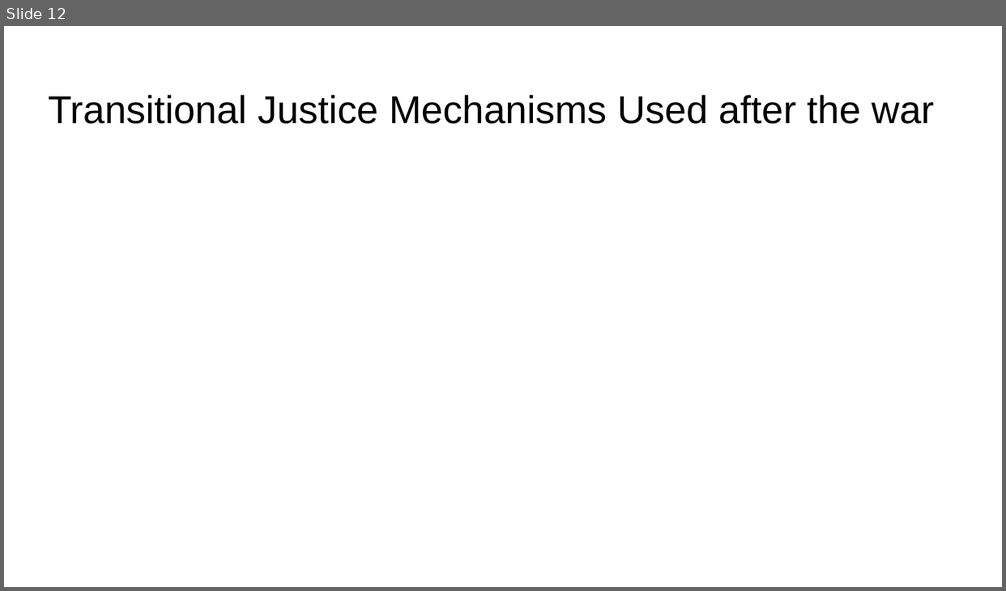
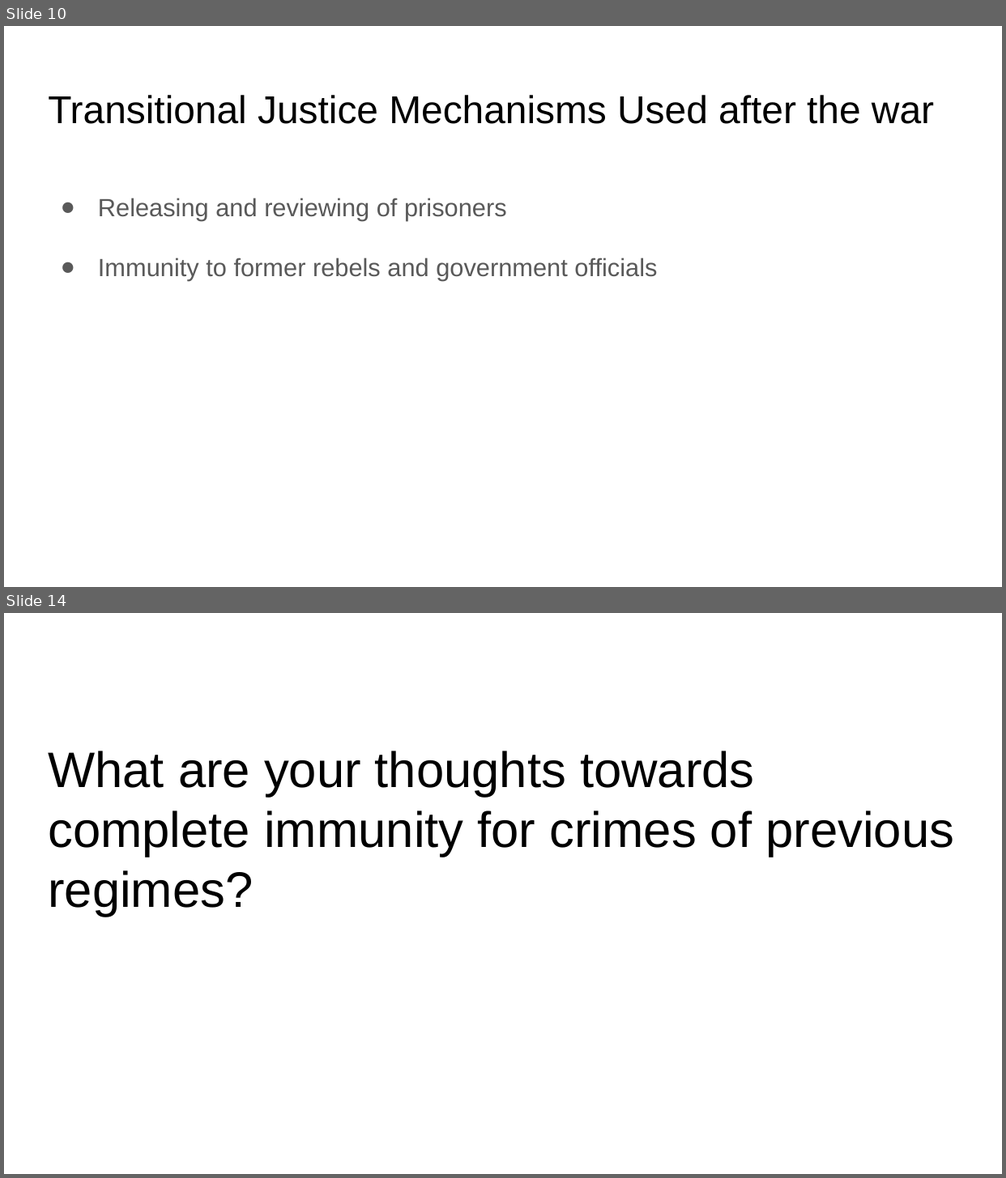
Before and after one commit to arkelf/finalproject, a slide deck: Myanmar presentation.pptx. Shown one above the other, each under a label of ours: slide 12 before the commit, slides 10 and 14 after it; the slides between them are not shown. The pictures are 1006x591 and 1006x1178 pixels, drawn with LibreOffice and Linux fonts; fonts in the diff are those of the drawing. Boxes give left, top, right and bottom in pixels: in the first picture for what was removed or moved away, otherwise in the second. Text is boxed around its words. In the diff, an @@ line names an element or a change of style, - is before the commit and + after.

```diff
--- a/Myanmar presentation.pptx
+++ b/Myanmar presentation.pptx
@@ slide 14 added at bbox=[4, 613, 1002, 1174], background #FFFFFF @@
@@ title added at bbox=[48, 751, 954, 917], 36 pt, text #000000 @@
+What are your thoughts towards complete immunity for crimes of previous regimes?
@@ what was slide 12 is now slide 10 @@
@@ slide 10 changed as well @@
@@ text added at bbox=[98, 198, 657, 280], 18 pt, text #595959 @@
+● Releasing and reviewing of prisoners
+● Immunity to former rebels and government officials
```
Also in this commit, not shown: 3 other slides changed, 12 other slides added, 11 slides removed.
